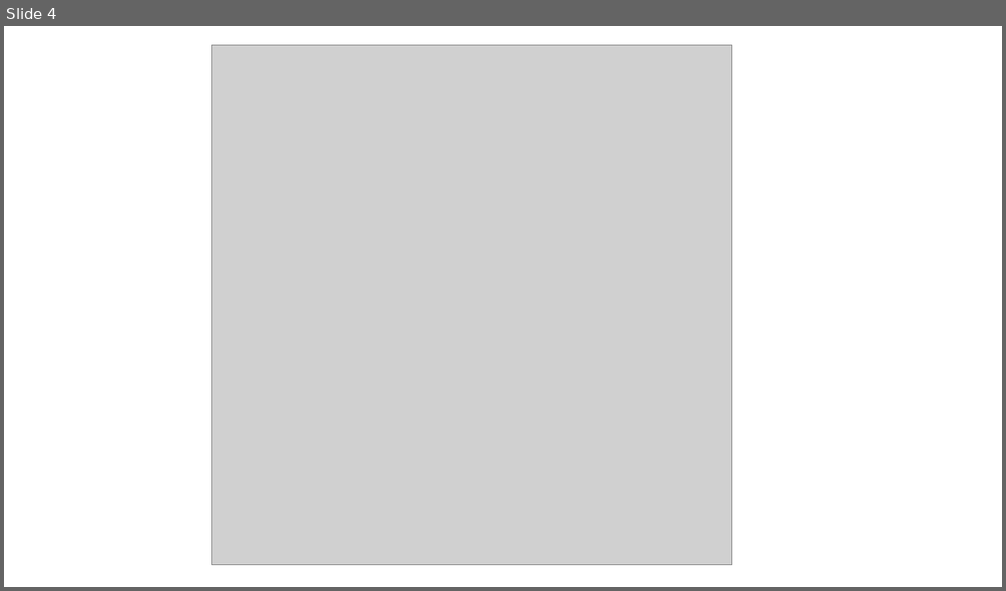
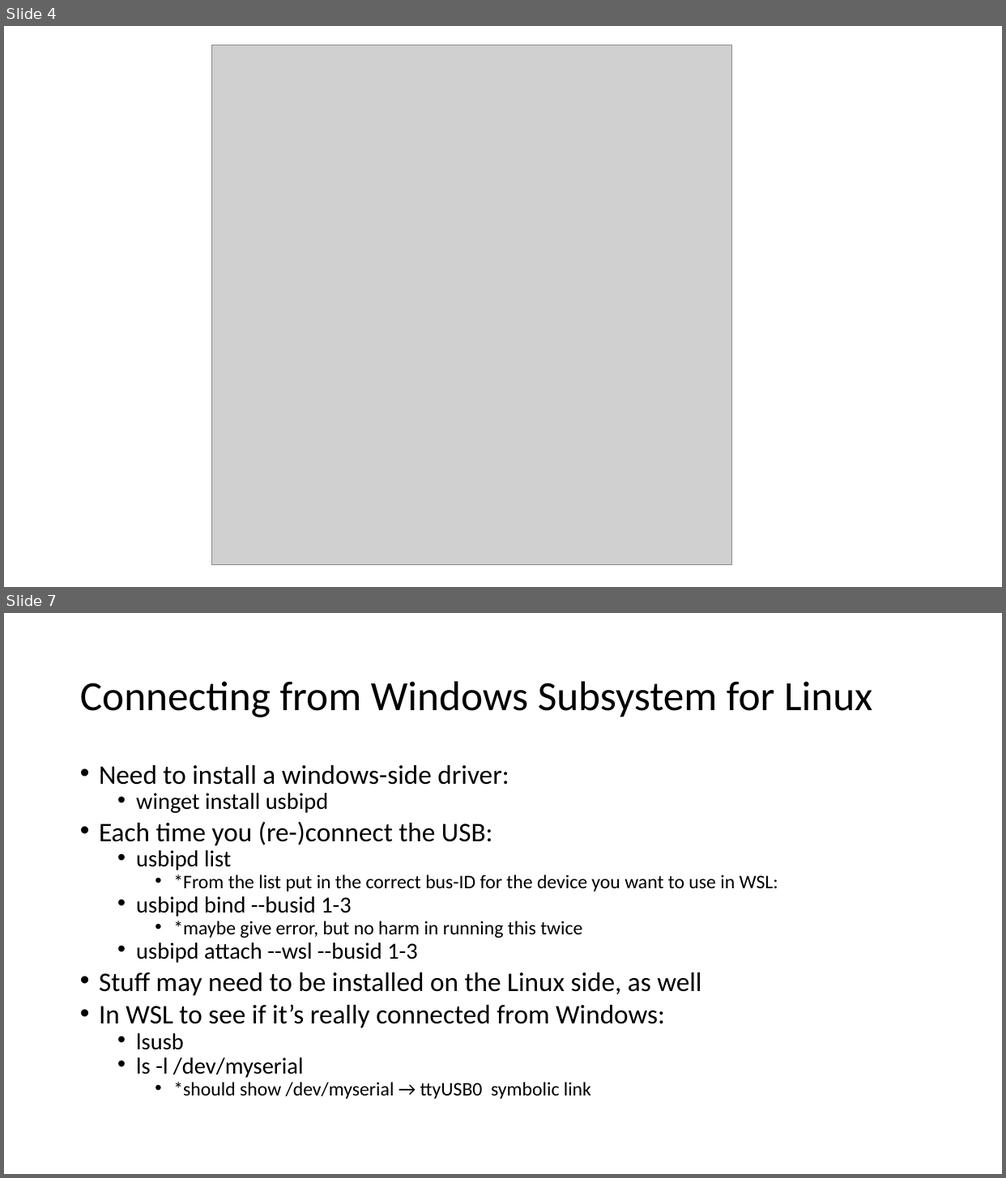
Before and after one commit to gigaprog/p_presentations, a slide deck: embedded/RobotOperatingSystem/Yahboom_ROS2_board.pptx. Shown one above the other, each under a label of ours: slide 4 before the commit, slides 4 and 7 after it; the slides between them are not shown. The pictures are 1006x591 and 1006x1178 pixels, drawn with LibreOffice and Linux fonts; fonts in the diff are those of the drawing; grey boxes stand for pictures. Boxes give left, top, right and bottom in pixels: in the first picture for what was removed or moved away, otherwise in the second. Text is boxed around its words. In the diff, an @@ line names an element or a change of style, - is before the commit and + after.

```diff
--- a/embedded/RobotOperatingSystem/Yahboom_ROS2_board.pptx
+++ b/embedded/RobotOperatingSystem/Yahboom_ROS2_board.pptx
@@ slide 7 added at box(4, 613, 1002, 1174), background #FFFFFF @@
@@ title added at box(80, 681, 872, 717), 40 pt, text #000000 @@
+Connecting from Windows Subsystem for Linux
@@ text added at box(99, 765, 778, 1099), 25.9 pt, text #000000 @@
+• Need to install a windows-side driver:
+  • winget install usbipd
+• Each time you (re-)connect the USB:
+  • usbipd list
+    • *From the list put in the correct bus-ID for the device you want to use in WSL:
+  • usbipd bind --busid 1-3
+    • *maybe give error, but no harm in running this twice
+  • usbipd attach --wsl --busid 1-3
+• Stuff may need to be installed on the Linux side, as well
+• In WSL to see if it’s really connected from Windows:
+  • lsusb
+  • ls -l /dev/myserial
+    • *should show /dev/myserial → ttyUSB0 symbolic link
```
Also in this commit, not shown: 1 slide changed, 6 other slides added, 1 slide removed, 1 other file.
